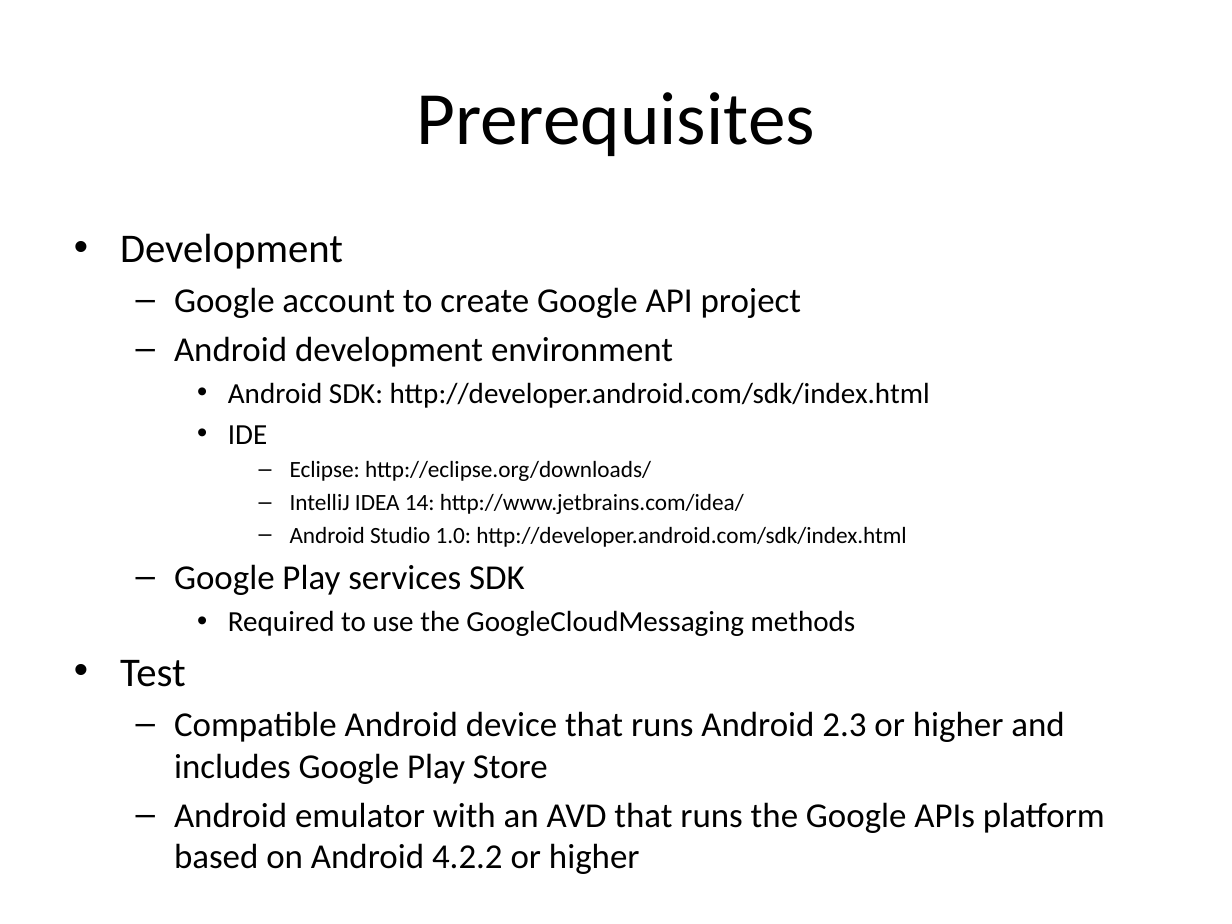
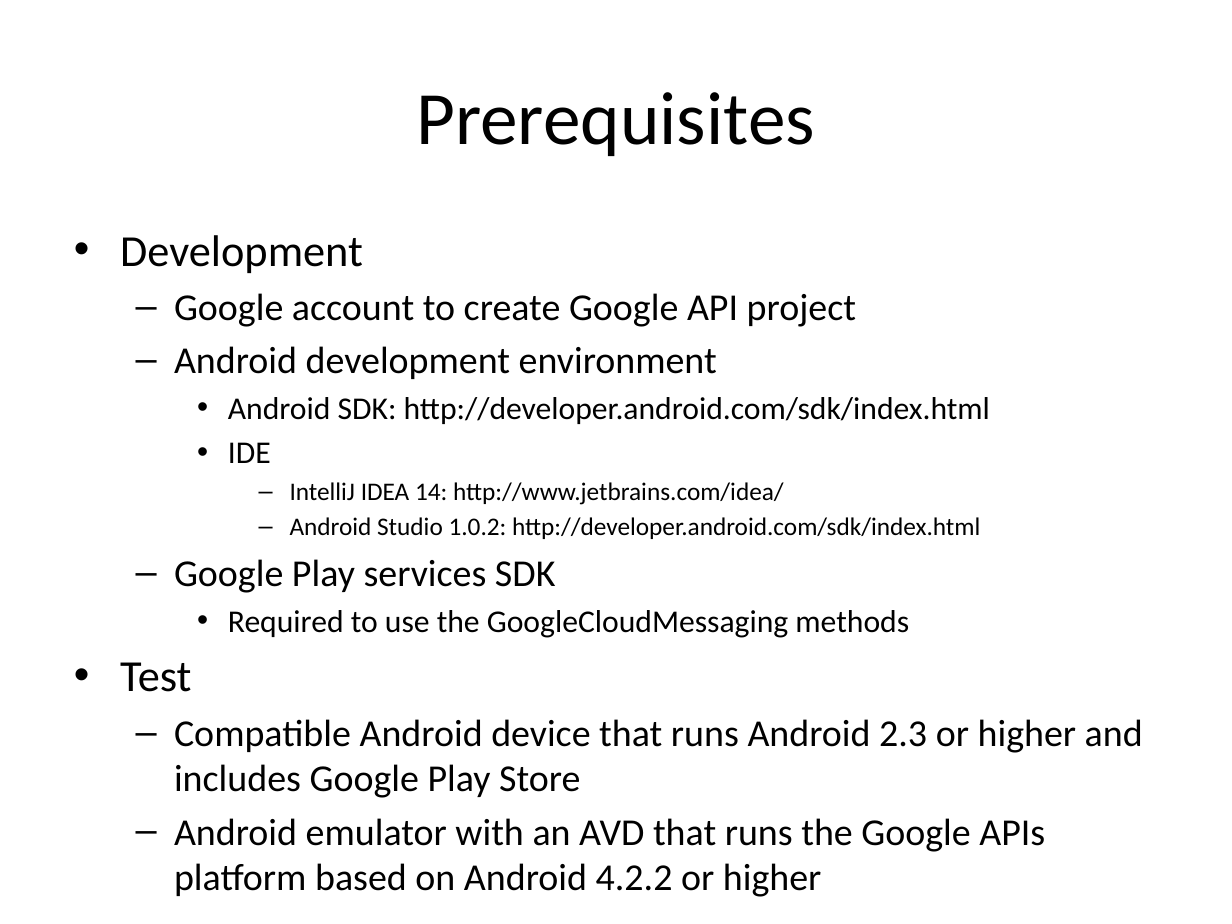
Before and after one commit to LeadingEDJE/MobilePushNotification, a slide deck: slide 6 of Implementing Push Notification in Android.pptx. Drawn at 1232x924 pixels with LibreOffice and Linux fonts; fonts in the diff are those of the drawing; background and template pictures are left out. Boxes give left, top, right and bottom in pixels: in the first picture for what was removed or moved away, otherwise in the second. Text is boxed around its words. In the diff, an @@ line names an element or a change of style, - is before the commit and + after.

```diff
--- a/Implementing Push Notification in Android.pptx
+++ b/Implementing Push Notification in Android.pptx
@@ text at (120, 235, 1143, 897): size 23.8 to 25.9 pt in "Development", "Test"; size 20.4 to 22.2 pt in "Google account to create Google API project", "Android development environment", "Google Play services SDK", "Compatible Android device that runs Android 2.3 ..." and 1 more places; size 17 to 18.5 pt in "Android SDK: http://developer.android.com/sdk/index.html", "IDE", "Required to use the GoogleCloudMessaging methods"; size 13.6 to 14.8 pt in "IntelliJ IDEA 14: http://www.jetbrains.com/idea/" @@
@@ text at (290, 461, 651, 481): paragraph removed @@
-      – Eclipse: http://eclipse.org/downloads/
@@ text at (290, 517, 980, 539): text changed; size 13.6 to 14.8 pt @@
-      – Android Studio 1.0: http://developer.android.com/sdk/index.html
+      – Android Studio 1.0.2: http://developer.android.com/sdk/index.html
```
Also in this commit, not shown: 5 other slides changed.
